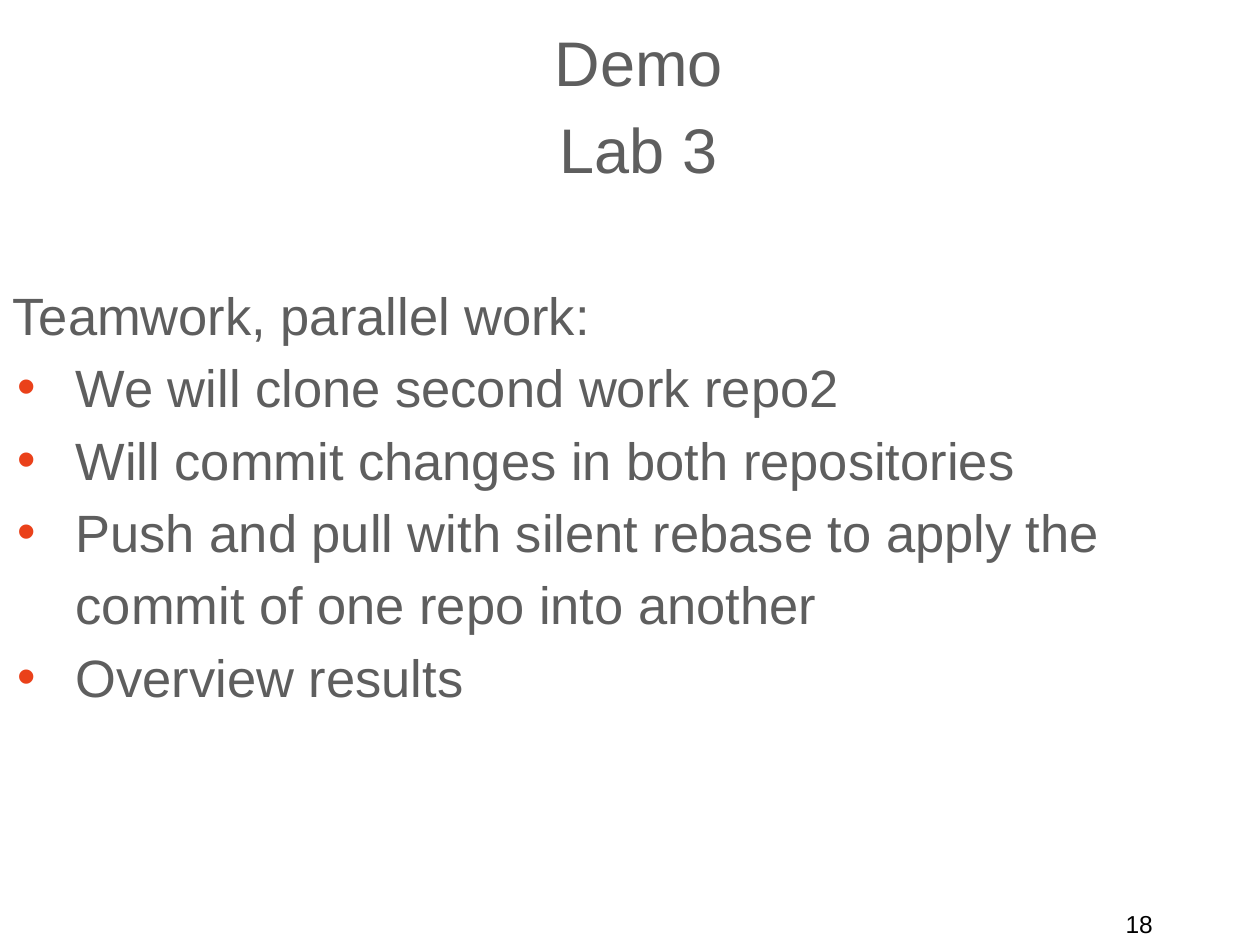
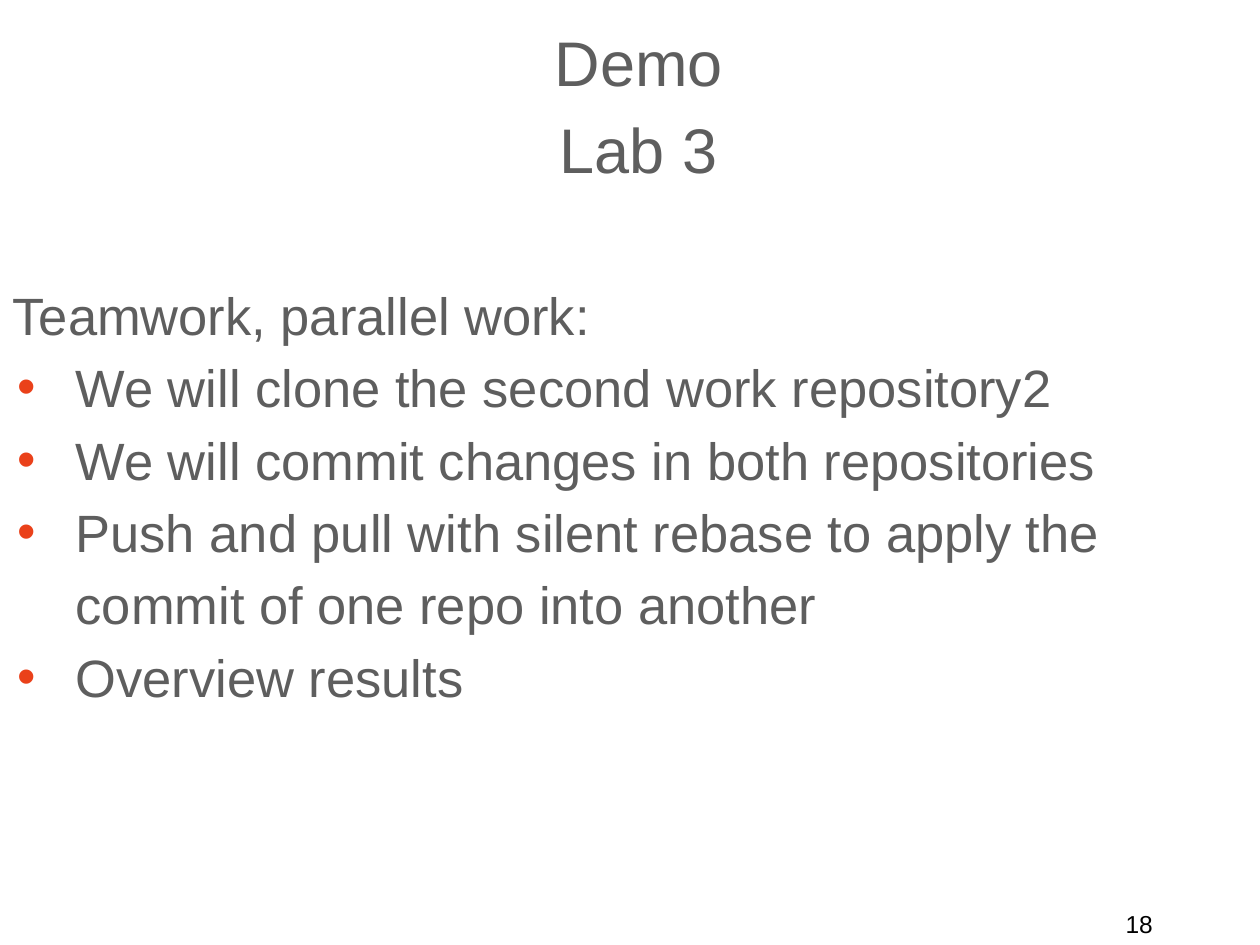
Before and after one commit to ilyaro/mysite, a slide deck: slide 18 of WorkStuff/Courses/Git/Git_General_Training_Lab/Git_General_Training_ap.ppt.pptx. Drawn at 1260x945 pixels with LibreOffice and Linux fonts; fonts in the diff are those of the drawing. Boxes give left, top, right and bottom in pixels: in the first picture for what was removed or moved away, otherwise in the second. Text is boxed around its words. In the diff, an @@ line names an element or a change of style, - is before the commit and + after.

```diff
--- a/WorkStuff/Courses/Git/Git_General_Training_Lab/Git_General_Training_ap.ppt.pptx
+++ b/WorkStuff/Courses/Git/Git_General_Training_Lab/Git_General_Training_ap.ppt.pptx
@@ text at <box>76,369,1095,491</box>: text changed @@
-• We will clone second work repo2
-• Will commit changes in both repositories
+• We will clone the second work repository2
+• We will commit changes in both repositories
```
Also in this commit, not shown: 10 other slides changed, 1 other file.
